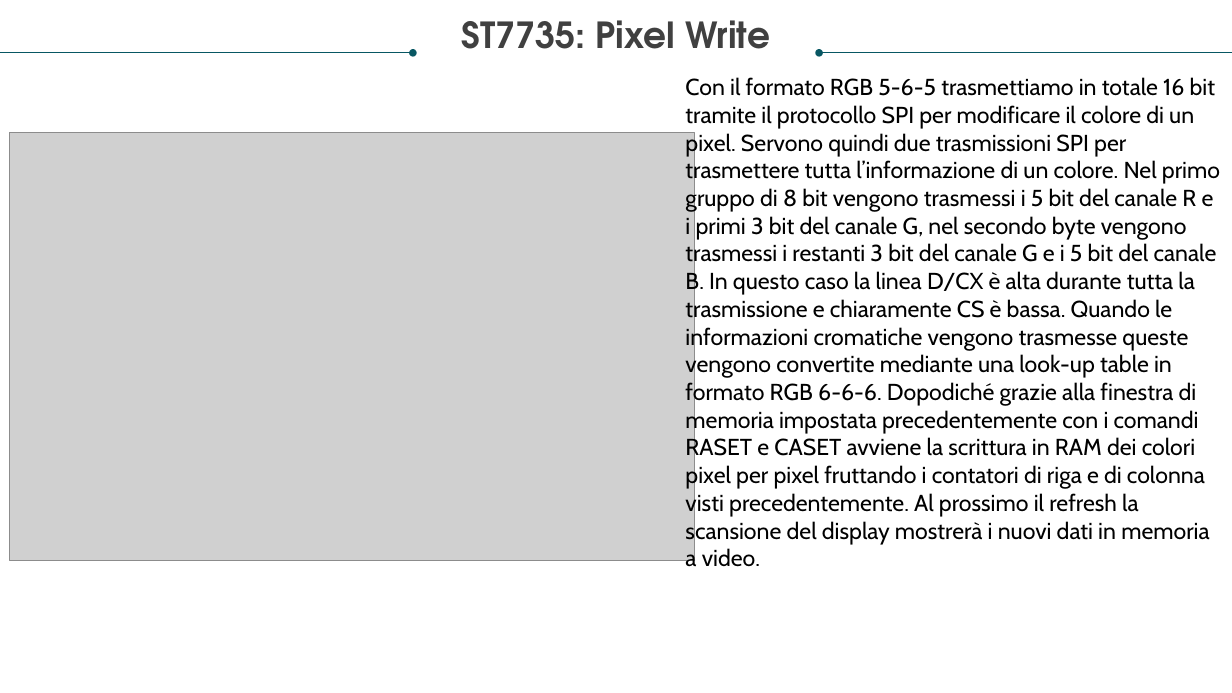
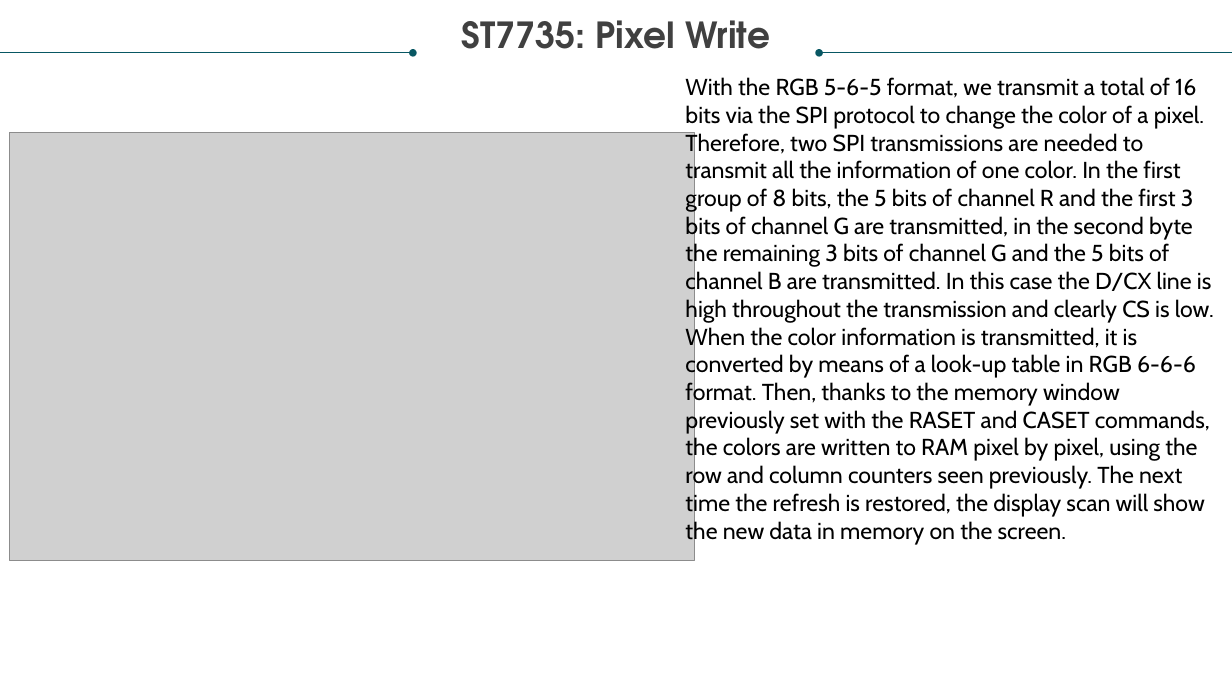
Before and after one commit to RaffaLinux/RaffaLinux.github.io, a slide deck: slide 16 of AndroidMote.pptx. Drawn at 1232x693 pixels with LibreOffice and Linux fonts; fonts in the diff are those of the drawing; grey boxes stand for pictures. Boxes give left, top, right and bottom in pixels: in the first picture for what was removed or moved away, otherwise in the second. Text is boxed around its words. In the diff, an @@ line names an element or a change of style, - is before the commit and + after.

```diff
--- a/AndroidMote.pptx
+++ b/AndroidMote.pptx
@@ text at box(685, 77, 1214, 545): text changed @@
-Con il formato RGB 5-6-5 trasmettiamo in totale 16 bit tramite il protocollo SPI per modificare il colore di un pixel. Servono quindi due trasmissioni SPI per trasmettere tutta l’informazione di un colore. Nel primo gruppo di 8 bit vengono trasmessi i 5 bit del canale R e i primi 3 bit del canale G, nel secondo byte vengono trasmessi i restanti 3 bit del canale G e i 5 bit del canale B. In questo caso la linea D/CX è alta durante tutta la trasmissione e chiaramente CS è bassa. Quando le informazioni cromatiche vengono trasmesse queste vengono convertite mediante una look-up table in formato RGB 6-6-6. Dopodiché grazie alla finestra di memoria impostata precedentemente con i comandi RASET e CASET avviene la scrittura in RAM dei colori pixel per pixel fruttando i contatori di riga e di colonna visti precedentemente. Al prossimo il refresh la scansione del display mostrerà i nuovi dati in memoria a video.
+With the RGB 5-6-5 format, we transmit a total of 16 bits via the SPI protocol to change the color of a pixel. Therefore, two SPI transmissions are needed to transmit all the information of one color. In the first group of 8 bits, the 5 bits of channel R and the first 3 bits of channel G are transmitted, in the second byte the remaining 3 bits of channel G and the 5 bits of channel B are transmitted. In this case the D/CX line is high throughout the transmission and clearly CS is low. When the color information is transmitted, it is converted by means of a look-up table in RGB 6-6-6 format. Then, thanks to the memory window previously set with the RASET and CASET commands, the colors are written to RAM pixel by pixel, using the row and column counters seen previously. The next time the refresh is restored, the display scan will show the new data in memory on the screen.
```
Also in this commit, not shown: 15 other slides changed, 3 slides added, 3 slides removed.
